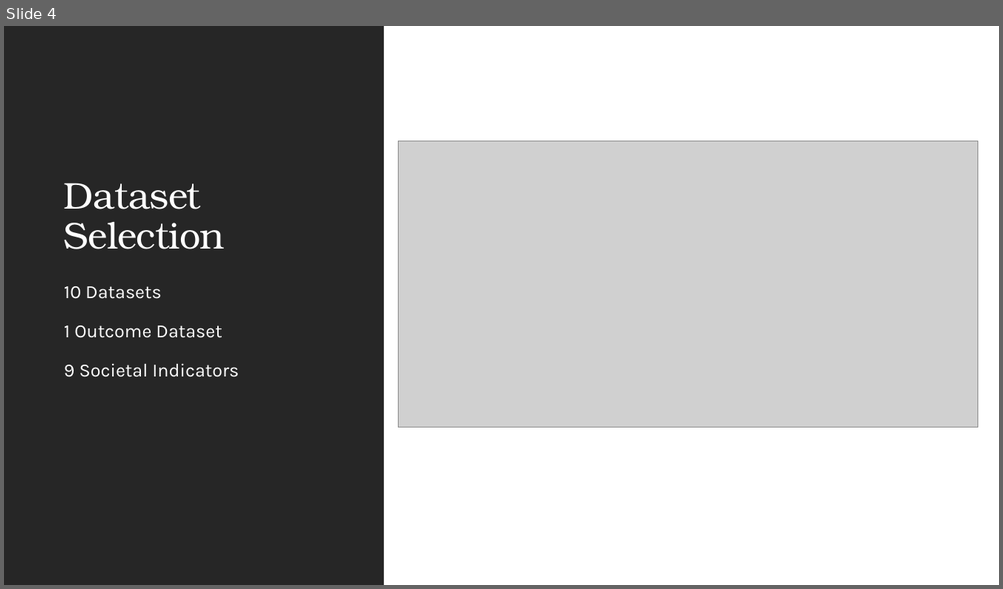
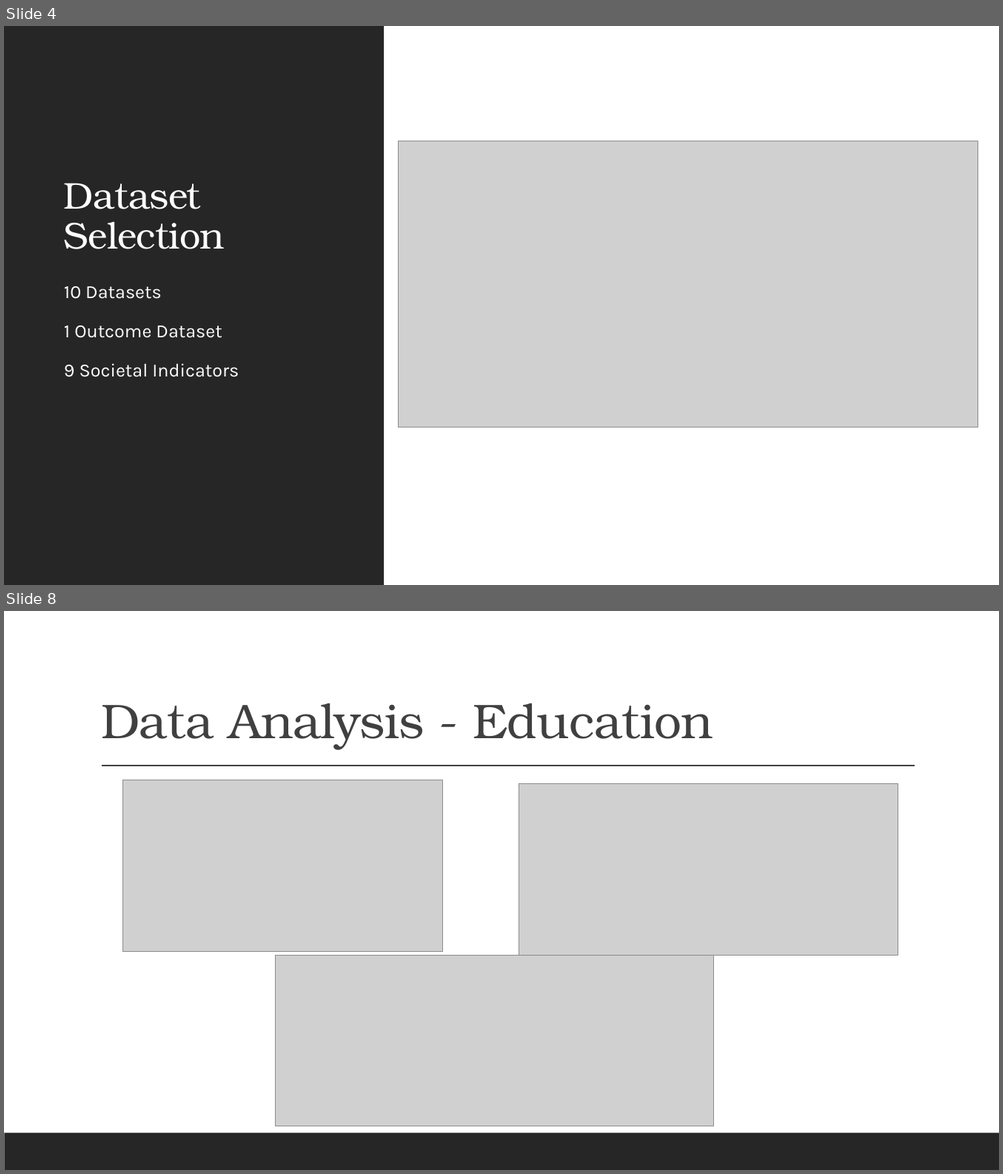
Before and after one commit to pkorat/World-Life-Expectancy-Analysis, a slide deck: Bulldogs – Project 1 Presentation.pptx. Shown one above the other, each under a label of ours: slide 4 before the commit, slides 4 and 8 after it; the slides between them are not shown. The pictures are 1003x589 and 1003x1174 pixels, drawn with LibreOffice and Linux fonts; fonts in the diff are those of the drawing; grey boxes stand for pictures. Boxes give left, top, right and bottom in pixels: in the first picture for what was removed or moved away, otherwise in the second. Text is boxed around its words. In the diff, an @@ line names an element or a change of style, - is before the commit and + after.

```diff
--- a/Bulldogs – Project 1 Presentation.pptx
+++ b/Bulldogs – Project 1 Presentation.pptx
@@ slide 8 added at (4,611,999,1170), background #FFFFFF @@
@@ title added at (101,703,713,750), 47 pt, text #404040 @@
+Data Analysis - Education
@@ line added from (102, 766) to (915, 766), #404040 1 pt @@
@@ picture added at (122,780,443,952) @@
@@ picture added at (519,784,898,956) @@
@@ picture added at (276,955,714,1127) @@
@@ rectangle added at (4,1133,999,1170), fill #262626 @@
```
Also in this commit, not shown: 5 other slides added, 1 slide removed.
